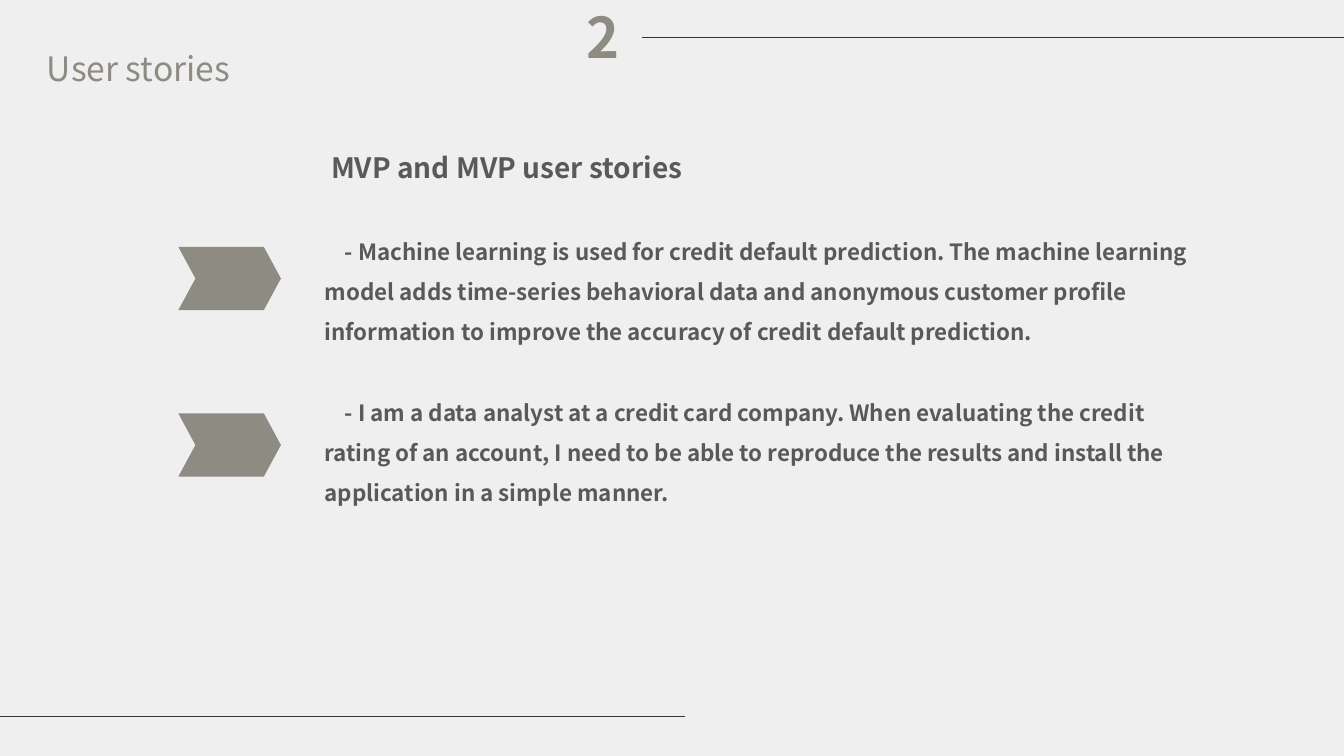
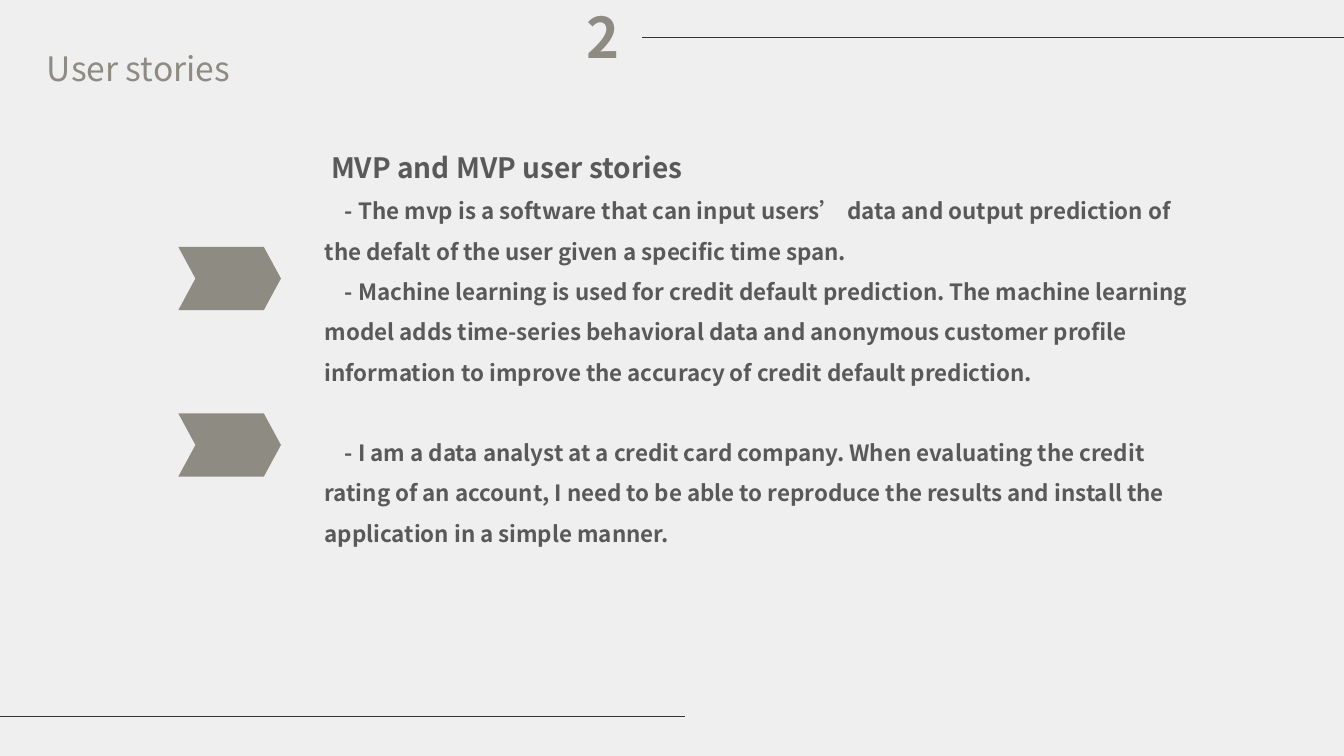
Before and after one commit to licao2998/EC601-A1-04, a slide deck: slide 7 of presentation.pptx. Drawn at 1344x756 pixels with LibreOffice and Linux fonts; fonts in the diff are those of the drawing. Boxes give left, top, right and bottom in pixels: in the first picture for what was removed or moved away, otherwise in the second. Text is boxed around its words. In the diff, an @@ line names an element or a change of style, - is before the commit and + after.

```diff
--- a/presentation.pptx
+++ b/presentation.pptx
@@ text at box(325, 200, 1170, 265): paragraph added @@
+- The mvp is a software that can input users’ data and output prediction of the defalt of the user given a specific time span.
```
